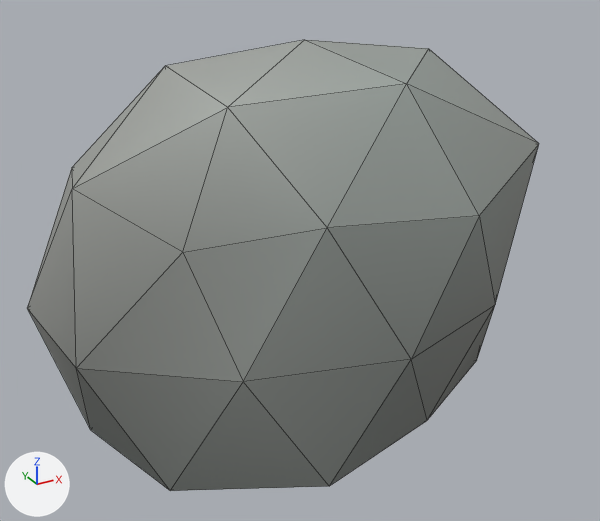
A saved change to the Blender file asset_sources/blender/flora/boulder_a.blend.
The view is the same before and after, from a 50 mm lens placed at (-1.247, -2.238, 1.674), pointed at (-0.023, -0.013, 0.561). Every picture has the same lights, and +X, +Y and +Z are marked at lower left. The picture after the commit comes second. Mesh edges are drawn as thin lines.

In view in the first picture: 'boulder_a'.
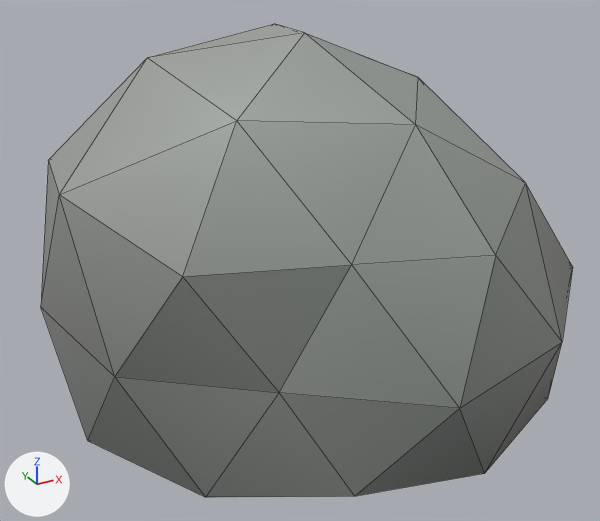
Location of each change, [x1, y1, x2, y2] in pixels of the pictures (600 x 521 px):
'boulder_a', reshaped
    before: [27, 40, 539, 491]
    after: [41, 24, 573, 498]

The change in detail:
me_icosphere is used by ob_boulder_a; location (0.0, 0.0, 0.0).
me_icosphere had 42 vertices, 80 faces and spanned x -0.87..0.72, y -0.62..0.66, z 0.0..1.28.
me_icosphere now has 42 vertices, 80 faces and spans x -0.82..0.93, y -0.84..0.84, z 0.0..1.3.
me_icosphere part 1: 42 of 42 vertices moved; they spanned x -0.87..0.72, y -0.62..0.66, z 0.0..1.28 and now span x -0.82..0.93, y -0.84..0.84, z 0.0..1.3; mean shift (0.02, 0.01, -0.02).
